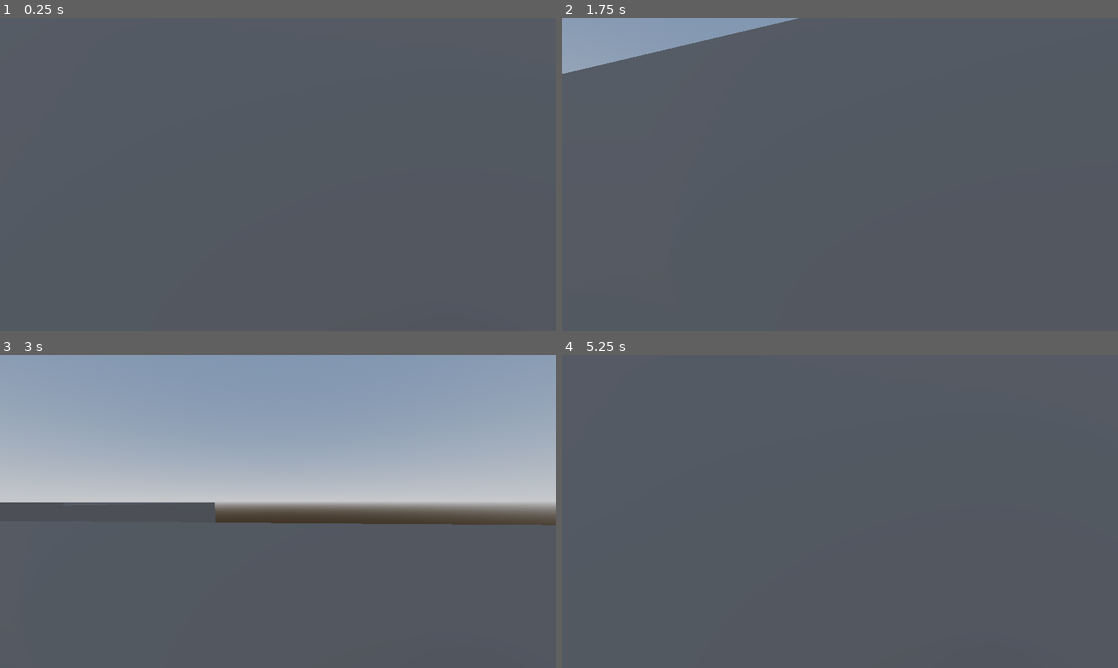
Above: before the commit, frames 1-4 (two rows, left to right).
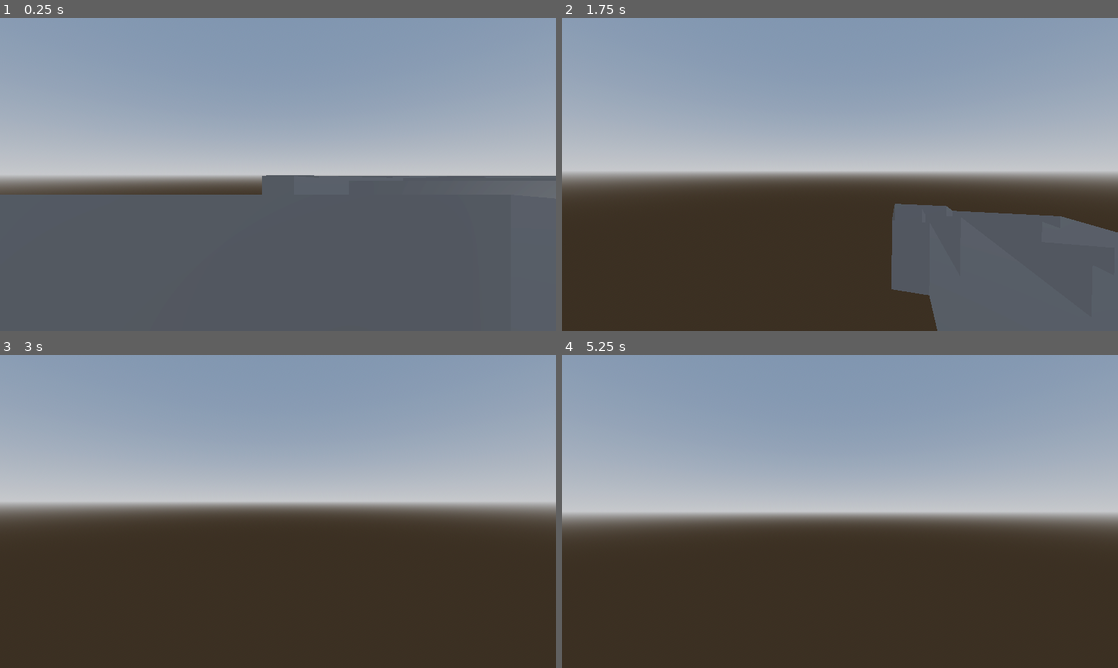
Above: after the commit, the same moments.

Repository: SavageMode123/Lethal-Company
Game: Godot game, scene res://main.tscn
Same seed, same stepped clock (60 frames per second), same inputs: the game is played once before the commit and once after it.
Inputs (mouse positions are in pixels of both pictures, inside the frame that each line leads up to):
- Up to frame 1 (0.25 s): no input
- Up to frame 2 (1.75 s): move the mouse to (867, 174) at 0.52 s; hold W (Forward) from 0.53 s (still down); tap C (Crouch) at 0.6 s; tap Space (Jump) at 0.77, 1.52 s; tap Enter at 1.25 s; move the mouse to (812, 174) at 1.27 s; tap E (Interact) at 1.35 s
- Up to frame 3 (3 s): keep holding W (Forward); move the mouse to (289, 505) at 2.02 s; tap Shift (Sprint) at 2.1 s; tap Space (Jump) at 2.75 s; move the mouse to (272, 517) at 2.77 s; tap C (Crouch) at 2.85 s
- Up to frame 4 (5.25 s): keep holding W (Forward); tap Space (Jump) at 3.02, 3.77, 4.52, 5 s; move the mouse to (878, 514) at 3.52 s; tap E (Interact) at 3.6 s; tap Enter at 4.25 s; move the mouse to (795, 508) at 4.27 s; tap Shift (Sprint) at 4.35 s; move the mouse to (845, 511) at 5.02 s; tap C (Crouch) at 5.1 s

The runs differ from the first frame. In frame 1, 53% of the frame differs, in the area x 0-100%, y 0-57%; in frame 2, 81%; in frame 3, 48%; in frame 4, 99%, in the area x 0-100%, y 0-100%.

Commit message:
Procedural Generation v1.2
Added scalability option to hallways

Diff:
--- a/Player.gd
+++ b/Player.gd
@@ -1,7 +1,7 @@
 extends CharacterBody3D
 
 # Constants
-const JUMP_VELOCITY : float = 4.5
+const JUMP_VELOCITY : float = 45
 const CROUCH_AMOUNT : float = 0.25
 
 # Get the gravity from the project settings to be synced with RigidBody nodes.
@@ -22,7 +22,7 @@
 	Input.set_mouse_mode(Input.MOUSE_MODE_CAPTURED)
 	camera.set_current(true)
 
-func _process(delta: float) -> void:
+func _process(_delta: float) -> void:
 	# Checking if Player is Moving
 	if velocity != Vector3.ZERO:
 		animation_player.play("Walking")
--- a/ProceduralGenerator.gd
+++ b/ProceduralGenerator.gd
@@ -8,36 +8,58 @@
 
 # Called when the node enters the scene tree for the first time.
 func _ready() -> void:
-	generateMap(Vector3i(0, 7, 0))
+	generateMap(Vector3i(0, 0, 0))
 
 
 # Called every frame. 'delta' is the elapsed time since the previous frame.
 func _process(_delta: float) -> void:
 	pass
 
-func generateMap(origin_chunk: Vector3i) -> void:
-	var chunk_pos: Array = [origin_chunk]
+
+func room_spawning(origin_chunk: Vector3i) -> Array[Vector3]:
+	var room: Node3D = Rooms.get_node("V1").duplicate()
+	room.position = origin_chunk
+	var rooms: Array[Node3D] = [room]
+	var chunk_pos: Array[Vector3] = []
+
+	# for i in range(rng.randi_range(2, 5)):
+	for i in range(-5, 5):
+		var rand_connector: Node3D = rooms[-1].get_node("Connectors").get_node("Connector"+str(rng.randi_range(1, 4)))
+		var rand_pos : Vector3 = Vector3(rand_connector.position.x + (rng.randi_range(-10, 10)*i), rand_connector.position.y, rand_connector.position.z + (rng.randi_range(-10, 10)*i))
+
+		var object: Node3D = room.duplicate()
+		object.position = rand_pos
+		Root.call_deferred("add_child", object)
+
+	return chunk_pos
+
+func hallway_spawning(origin_chunk: Vector3i) -> Array[Vector3i]:
+	var chunk_pos: Array[Vector3i] = [origin_chunk]
 	var cur_pos: Vector3i = origin_chunk
 	var cur_dir: Vector3i = Vector3i.FORWARD
 	var last_dir: Vector3i = Vector3i.FORWARD
 
-	for i in range(100):
+	# Getting Chunk Positions
+	for i in range(1000):
 		var directions: Array[Vector3i] = [Vector3i.FORWARD, Vector3i.BACK, Vector3i.LEFT, Vector3i.RIGHT, last_dir]
 		directions.shuffle()
 		cur_dir = directions.pop_front()
 
-		if cur_pos + cur_dir in chunk_pos:
+		if (cur_pos + cur_dir) *4 in chunk_pos:
 			continue
 
 		cur_pos += cur_dir
 		last_dir = cur_dir
-		chunk_pos.append(cur_pos)
+		chunk_pos.append(cur_pos*4)
 
+
+	# Spawning Chunks
 	for index in range(len(chunk_pos)):
 		var object: Node3D = Hallways.get_node("V2").duplicate()
 		object.position = chunk_pos[index]
 		Root.call_deferred("add_child", object)
 
+		# Deleting Walls Based on Previous and Next Hallway Position
 		if index != 0:
 			var prev_pos: Vector3i = chunk_pos[index-1]
 			var dir: Vector3 = Vector3(prev_pos.x, prev_pos.y, prev_pos.z).direction_to(chunk_pos[index])
@@ -50,12 +72,6 @@
 				object.get_node("Wall2").call_deferred("queue_free")
 			elif dir == Vector3.RIGHT:
 				object.get_node("Wall3").call_deferred("queue_free")
-
-			print(dir)
-			# var result: Dictionary = send_raycast(prev_pos, chunk_pos[index])
-			# if result != {}:
-			# 	print(result.collider)
-			# 	result.collider.queue_free()
 
 
 		if index + 1 != len(chunk_pos):
@@ -71,12 +87,11 @@
 			elif dir == Vector3.LEFT:
 				object.get_node("Wall2").call_deferred("queue_free")
 
-			print(dir)
-			# var result: Dictionary = send_raycast(chunk_pos[index], next_pos)
-			# if result != {}:
-			# 	print(result.collider)
-			# 	result.collider.queue_free()
-		# print(object.position)
+	return chunk_pos
+
+func generateMap(origin_chunk: Vector3i) -> void:
+	var _chunk_pos: Array = hallway_spawning(origin_chunk)
+	# room_spawning(origin_chunk)
 
 func send_raycast(from: Vector3i, to: Vector3i) -> Dictionary:
 	var space_state: PhysicsDirectSpaceState3D = get_world_3d().direct_space_state
--- a/main.tscn
+++ b/main.tscn
@@ -205,6 +205,57 @@
 blend_shape_mode = 0
 shadow_mesh = SubResource("ArrayMesh_sfp50")
 
+[sub_resource type="BoxMesh" id="BoxMesh_n6sdr"]
+size = Vector3(1.5, 2.08165e-12, 3)
+
+[sub_resource type="ConcavePolygonShape3D" id="ConcavePolygonShape3D_502vv"]
+data = PackedVector3Array(-0.75, 0, 1.5, 0.75, 0, 1.5, -0.75, 0, 1.5, 0.75, 0, 1.5, 0.75, 0, 1.5, -0.75, 0, 1.5, 0.75, 0, -1.5, -0.75, 0, -1.5, 0.75, 0, -1.5, -0.75, 0, -1.5, -0.75, 0, -1.5, 0.75, 0, -1.5, 0.75, 0, 1.5, 0.75, 0, -1.5, 0.75, 0, 1.5, 0.75, 0, -1.5, 0.75, 0, -1.5, 0.75, 0, 1.5, -0.75, 0, -1.5, -0.75, 0, 1.5, -0.75, 0, -1.5, -0.75, 0, 1.5, -0.75, 0, 1.5, -0.75, 0, -1.5, 0.75, 0, 1.5, -0.75, 0, 1.5, 0.75, 0, -1.5, -0.75, 0, 1.5, -0.75, 0, -1.5, 0.75, 0, -1.5, -0.75, 0, 1.5, 0.75, 0, 1.5, -0.75, 0, -1.5, 0.75, 0, 1.5, 0.75, 0, -1.5, -0.75, 0, -1.5)
+
+[sub_resource type="ConcavePolygonShape3D" id="ConcavePolygonShape3D_bclnn"]
+data = PackedVector3Array(-0.75, 0, 1.5, 0.75, 0, 1.5, -0.75, 0, 1.5, 0.75, 0, 1.5, 0.75, 0, 1.5, -0.75, 0, 1.5, 0.75, 0, -1.5, -0.75, 0, -1.5, 0.75, 0, -1.5, -0.75, 0, -1.5, -0.75, 0, -1.5, 0.75, 0, -1.5, 0.75, 0, 1.5, 0.75, 0, -1.5, 0.75, 0, 1.5, 0.75, 0, -1.5, 0.75, 0, -1.5, 0.75, 0, 1.5, -0.75, 0, -1.5, -0.75, 0, 1.5, -0.75, 0, -1.5, -0.75, 0, 1.5, -0.75, 0, 1.5, -0.75, 0, -1.5, 0.75, 0, 1.5, -0.75, 0, 1.5, 0.75, 0, -1.5, -0.75, 0, 1.5, -0.75, 0, -1.5, 0.75, 0, -1.5, -0.75, 0, 1.5, 0.75, 0, 1.5, -0.75, 0, -1.5, 0.75, 0, 1.5, 0.75, 0, -1.5, -0.75, 0, -1.5)
+
+[sub_resource type="BoxMesh" id="BoxMesh_xv368"]
+size = Vector3(1, 2.08165e-12, 1)
+
+[sub_resource type="ConcavePolygonShape3D" id="ConcavePolygonShape3D_gcgqp"]
+data = PackedVector3Array(-0.5, 0, 0.5, 0.5, 0, 0.5, -0.5, 0, 0.5, 0.5, 0, 0.5, 0.5, 0, 0.5, -0.5, 0, 0.5, 0.5, 0, -0.5, -0.5, 0, -0.5, 0.5, 0, -0.5, -0.5, 0, -0.5, -0.5, 0, -0.5, 0.5, 0, -0.5, 0.5, 0, 0.5, 0.5, 0, -0.5, 0.5, 0, 0.5, 0.5, 0, -0.5, 0.5, 0, -0.5, 0.5, 0, 0.5, -0.5, 0, -0.5, -0.5, 0, 0.5, -0.5, 0, -0.5, -0.5, 0, 0.5, -0.5, 0, 0.5, -0.5, 0, -0.5, 0.5, 0, 0.5, -0.5, 0, 0.5, 0.5, 0, -0.5, -0.5, 0, 0.5, -0.5, 0, -0.5, 0.5, 0, -0.5, -0.5, 0, 0.5, 0.5, 0, 0.5, -0.5, 0, -0.5, 0.5, 0, 0.5, 0.5, 0, -0.5, -0.5, 0, -0.5)
+
+[sub_resource type="ConcavePolygonShape3D" id="ConcavePolygonShape3D_up6xv"]
+data = PackedVector3Array(-0.75, 0, 1.5, 0.75, 0, 1.5, -0.75, 0, 1.5, 0.75, 0, 1.5, 0.75, 0, 1.5, -0.75, 0, 1.5, 0.75, 0, -1.5, -0.75, 0, -1.5, 0.75, 0, -1.5, -0.75, 0, -1.5, -0.75, 0, -1.5, 0.75, 0, -1.5, 0.75, 0, 1.5, 0.75, 0, -1.5, 0.75, 0, 1.5, 0.75, 0, -1.5, 0.75, 0, -1.5, 0.75, 0, 1.5, -0.75, 0, -1.5, -0.75, 0, 1.5, -0.75, 0, -1.5, -0.75, 0, 1.5, -0.75, 0, 1.5, -0.75, 0, -1.5, 0.75, 0, 1.5, -0.75, 0, 1.5, 0.75, 0, -1.5, -0.75, 0, 1.5, -0.75, 0, -1.5, 0.75, 0, -1.5, -0.75, 0, 1.5, 0.75, 0, 1.5, -0.75, 0, -1.5, 0.75, 0, 1.5, 0.75, 0, -1.5, -0.75, 0, -1.5)
+
+[sub_resource type="ConcavePolygonShape3D" id="ConcavePolygonShape3D_lhko3"]
+data = PackedVector3Array(-0.75, 0, 1.5, 0.75, 0, 1.5, -0.75, 0, 1.5, 0.75, 0, 1.5, 0.75, 0, 1.5, -0.75, 0, 1.5, 0.75, 0, -1.5, -0.75, 0, -1.5, 0.75, 0, -1.5, -0.75, 0, -1.5, -0.75, 0, -1.5, 0.75, 0, -1.5, 0.75, 0, 1.5, 0.75, 0, -1.5, 0.75, 0, 1.5, 0.75, 0, -1.5, 0.75, 0, -1.5, 0.75, 0, 1.5, -0.75, 0, -1.5, -0.75, 0, 1.5, -0.75, 0, -1.5, -0.75, 0, 1.5, -0.75, 0, 1.5, -0.75, 0, -1.5, 0.75, 0, 1.5, -0.75, 0, 1.5, 0.75, 0, -1.5, -0.75, 0, 1.5, -0.75, 0, -1.5, 0.75, 0, -1.5, -0.75, 0, 1.5, 0.75, 0, 1.5, -0.75, 0, -1.5, 0.75, 0, 1.5, 0.75, 0, -1.5, -0.75, 0, -1.5)
+
+[sub_resource type="ConcavePolygonShape3D" id="ConcavePolygonShape3D_0m8u1"]
+data = PackedVector3Array(-0.5, 0, 0.5, 0.5, 0, 0.5, -0.5, 0, 0.5, 0.5, 0, 0.5, 0.5, 0, 0.5, -0.5, 0, 0.5, 0.5, 0, -0.5, -0.5, 0, -0.5, 0.5, 0, -0.5, -0.5, 0, -0.5, -0.5, 0, -0.5, 0.5, 0, -0.5, 0.5, 0, 0.5, 0.5, 0, -0.5, 0.5, 0, 0.5, 0.5, 0, -0.5, 0.5, 0, -0.5, 0.5, 0, 0.5, -0.5, 0, -0.5, -0.5, 0, 0.5, -0.5, 0, -0.5, -0.5, 0, 0.5, -0.5, 0, 0.5, -0.5, 0, -0.5, 0.5, 0, 0.5, -0.5, 0, 0.5, 0.5, 0, -0.5, -0.5, 0, 0.5, -0.5, 0, -0.5, 0.5, 0, -0.5, -0.5, 0, 0.5, 0.5, 0, 0.5, -0.5, 0, -0.5, 0.5, 0, 0.5, 0.5, 0, -0.5, -0.5, 0, -0.5)
+
+[sub_resource type="ConcavePolygonShape3D" id="ConcavePolygonShape3D_ramdu"]
+data = PackedVector3Array(-0.75, 0, 1.5, 0.75, 0, 1.5, -0.75, 0, 1.5, 0.75, 0, 1.5, 0.75, 0, 1.5, -0.75, 0, 1.5, 0.75, 0, -1.5, -0.75, 0, -1.5, 0.75, 0, -1.5, -0.75, 0, -1.5, -0.75, 0, -1.5, 0.75, 0, -1.5, 0.75, 0, 1.5, 0.75, 0, -1.5, 0.75, 0, 1.5, 0.75, 0, -1.5, 0.75, 0, -1.5, 0.75, 0, 1.5, -0.75, 0, -1.5, -0.75, 0, 1.5, -0.75, 0, -1.5, -0.75, 0, 1.5, -0.75, 0, 1.5, -0.75, 0, -1.5, 0.75, 0, 1.5, -0.75, 0, 1.5, 0.75, 0, -1.5, -0.75, 0, 1.5, -0.75, 0, -1.5, 0.75, 0, -1.5, -0.75, 0, 1.5, 0.75, 0, 1.5, -0.75, 0, -1.5, 0.75, 0, 1.5, 0.75, 0, -1.5, -0.75, 0, -1.5)
+
+[sub_resource type="ConcavePolygonShape3D" id="ConcavePolygonShape3D_usb3u"]
+data = PackedVector3Array(-0.75, 0, 1.5, 0.75, 0, 1.5, -0.75, 0, 1.5, 0.75, 0, 1.5, 0.75, 0, 1.5, -0.75, 0, 1.5, 0.75, 0, -1.5, -0.75, 0, -1.5, 0.75, 0, -1.5, -0.75, 0, -1.5, -0.75, 0, -1.5, 0.75, 0, -1.5, 0.75, 0, 1.5, 0.75, 0, -1.5, 0.75, 0, 1.5, 0.75, 0, -1.5, 0.75, 0, -1.5, 0.75, 0, 1.5, -0.75, 0, -1.5, -0.75, 0, 1.5, -0.75, 0, -1.5, -0.75, 0, 1.5, -0.75, 0, 1.5, -0.75, 0, -1.5, 0.75, 0, 1.5, -0.75, 0, 1.5, 0.75, 0, -1.5, -0.75, 0, 1.5, -0.75, 0, -1.5, 0.75, 0, -1.5, -0.75, 0, 1.5, 0.75, 0, 1.5, -0.75, 0, -1.5, 0.75, 0, 1.5, 0.75, 0, -1.5, -0.75, 0, -1.5)
+
+[sub_resource type="ConcavePolygonShape3D" id="ConcavePolygonShape3D_7iblj"]
+data = PackedVector3Array(-0.5, 0, 0.5, 0.5, 0, 0.5, -0.5, 0, 0.5, 0.5, 0, 0.5, 0.5, 0, 0.5, -0.5, 0, 0.5, 0.5, 0, -0.5, -0.5, 0, -0.5, 0.5, 0, -0.5, -0.5, 0, -0.5, -0.5, 0, -0.5, 0.5, 0, -0.5, 0.5, 0, 0.5, 0.5, 0, -0.5, 0.5, 0, 0.5, 0.5, 0, -0.5, 0.5, 0, -0.5, 0.5, 0, 0.5, -0.5, 0, -0.5, -0.5, 0, 0.5, -0.5, 0, -0.5, -0.5, 0, 0.5, -0.5, 0, 0.5, -0.5, 0, -0.5, 0.5, 0, 0.5, -0.5, 0, 0.5, 0.5, 0, -0.5, -0.5, 0, 0.5, -0.5, 0, -0.5, 0.5, 0, -0.5, -0.5, 0, 0.5, 0.5, 0, 0.5, -0.5, 0, -0.5, 0.5, 0, 0.5, 0.5, 0, -0.5, -0.5, 0, -0.5)
+
+[sub_resource type="ConcavePolygonShape3D" id="ConcavePolygonShape3D_mol2o"]
+data = PackedVector3Array(-0.75, 0, 1.5, 0.75, 0, 1.5, -0.75, 0, 1.5, 0.75, 0, 1.5, 0.75, 0, 1.5, -0.75, 0, 1.5, 0.75, 0, -1.5, -0.75, 0, -1.5, 0.75, 0, -1.5, -0.75, 0, -1.5, -0.75, 0, -1.5, 0.75, 0, -1.5, 0.75, 0, 1.5, 0.75, 0, -1.5, 0.75, 0, 1.5, 0.75, 0, -1.5, 0.75, 0, -1.5, 0.75, 0, 1.5, -0.75, 0, -1.5, -0.75, 0, 1.5, -0.75, 0, -1.5, -0.75, 0, 1.5, -0.75, 0, 1.5, -0.75, 0, -1.5, 0.75, 0, 1.5, -0.75, 0, 1.5, 0.75, 0, -1.5, -0.75, 0, 1.5, -0.75, 0, -1.5, 0.75, 0, -1.5, -0.75, 0, 1.5, 0.75, 0, 1.5, -0.75, 0, -1.5, 0.75, 0, 1.5, 0.75, 0, -1.5, -0.75, 0, -1.5)
+
+[sub_resource type="ConcavePolygonShape3D" id="ConcavePolygonShape3D_nt41v"]
+data = PackedVector3Array(-0.75, 0, 1.5, 0.75, 0, 1.5, -0.75, 0, 1.5, 0.75, 0, 1.5, 0.75, 0, 1.5, -0.75, 0, 1.5, 0.75, 0, -1.5, -0.75, 0, -1.5, 0.75, 0, -1.5, -0.75, 0, -1.5, -0.75, 0, -1.5, 0.75, 0, -1.5, 0.75, 0, 1.5, 0.75, 0, -1.5, 0.75, 0, 1.5, 0.75, 0, -1.5, 0.75, 0, -1.5, 0.75, 0, 1.5, -0.75, 0, -1.5, -0.75, 0, 1.5, -0.75, 0, -1.5, -0.75, 0, 1.5, -0.75, 0, 1.5, -0.75, 0, -1.5, 0.75, 0, 1.5, -0.75, 0, 1.5, 0.75, 0, -1.5, -0.75, 0, 1.5, -0.75, 0, -1.5, 0.75, 0, -1.5, -0.75, 0, 1.5, 0.75, 0, 1.5, -0.75, 0, -1.5, 0.75, 0, 1.5, 0.75, 0, -1.5, -0.75, 0, -1.5)
+
+[sub_resource type="ConcavePolygonShape3D" id="ConcavePolygonShape3D_kngem"]
+data = PackedVector3Array(-0.5, 0, 0.5, 0.5, 0, 0.5, -0.5, 0, 0.5, 0.5, 0, 0.5, 0.5, 0, 0.5, -0.5, 0, 0.5, 0.5, 0, -0.5, -0.5, 0, -0.5, 0.5, 0, -0.5, -0.5, 0, -0.5, -0.5, 0, -0.5, 0.5, 0, -0.5, 0.5, 0, 0.5, 0.5, 0, -0.5, 0.5, 0, 0.5, 0.5, 0, -0.5, 0.5, 0, -0.5, 0.5, 0, 0.5, -0.5, 0, -0.5, -0.5, 0, 0.5, -0.5, 0, -0.5, -0.5, 0, 0.5, -0.5, 0, 0.5, -0.5, 0, -0.5, 0.5, 0, 0.5, -0.5, 0, 0.5, 0.5, 0, -0.5, -0.5, 0, 0.5, -0.5, 0, -0.5, 0.5, 0, -0.5, -0.5, 0, 0.5, 0.5, 0, 0.5, -0.5, 0, -0.5, 0.5, 0, 0.5, 0.5, 0, -0.5, -0.5, 0, -0.5)
+
+[sub_resource type="BoxMesh" id="BoxMesh_n8cla"]
+size = Vector3(4, 2.08165e-12, 4)
+
+[sub_resource type="ConcavePolygonShape3D" id="ConcavePolygonShape3D_pj181"]
+data = PackedVector3Array(-2, 0, 2, 2, 0, 2, -2, 0, 2, 2, 0, 2, 2, 0, 2, -2, 0, 2, 2, 0, -2, -2, 0, -2, 2, 0, -2, -2, 0, -2, -2, 0, -2, 2, 0, -2, 2, 0, 2, 2, 0, -2, 2, 0, 2, 2, 0, -2, 2, 0, -2, 2, 0, 2, -2, 0, -2, -2, 0, 2, -2, 0, -2, -2, 0, 2, -2, 0, 2, -2, 0, -2, 2, 0, 2, -2, 0, 2, 2, 0, -2, -2, 0, 2, -2, 0, -2, 2, 0, -2, -2, 0, 2, 2, 0, 2, -2, 0, -2, 2, 0, 2, 2, 0, -2, -2, 0, -2)
+
+[sub_resource type="ConcavePolygonShape3D" id="ConcavePolygonShape3D_4471q"]
+data = PackedVector3Array(-2, 0, 2, 2, 0, 2, -2, 0, 2, 2, 0, 2, 2, 0, 2, -2, 0, 2, 2, 0, -2, -2, 0, -2, 2, 0, -2, -2, 0, -2, -2, 0, -2, 2, 0, -2, 2, 0, 2, 2, 0, -2, 2, 0, 2, 2, 0, -2, 2, 0, -2, 2, 0, 2, -2, 0, -2, -2, 0, 2, -2, 0, -2, -2, 0, 2, -2, 0, 2, -2, 0, -2, 2, 0, 2, -2, 0, 2, 2, 0, -2, -2, 0, 2, -2, 0, -2, 2, 0, -2, -2, 0, 2, 2, 0, 2, -2, 0, -2, 2, 0, 2, 2, 0, -2, -2, 0, -2)
+
 [sub_resource type="ConcavePolygonShape3D" id="ConcavePolygonShape3D_y1kjn"]
 data = PackedVector3Array(0.5, 0, 0.5, -0.5, 0, 0.5, 0.5, 0, -0.5, -0.5, 0, 0.5, -0.5, 0, -0.5, 0.5, 0, -0.5)
 
@@ -372,6 +423,169 @@
 
 [node name="Rooms" type="Node3D" parent="."]
 
+[node name="V1" type="Node3D" parent="Rooms"]
+
+[node name="Wall" type="Node3D" parent="Rooms/V1"]
+
+[node name="Wall" type="MeshInstance3D" parent="Rooms/V1/Wall"]
+transform = Transform3D(-4.37114e-08, 1, 4.37114e-08, -1.5246e-23, -4.37114e-08, 1, 1, 4.37114e-08, 1.91069e-15, -2, 1.5, 1.25)
+mesh = SubResource("BoxMesh_n6sdr")
+skeleton = NodePath("../../..")
+
+[node name="StaticBody3D" type="StaticBody3D" parent="Rooms/V1/Wall/Wall"]
+
+[node name="CollisionShape3D" type="CollisionShape3D" parent="Rooms/V1/Wall/Wall/StaticBody3D"]
+shape = SubResource("ConcavePolygonShape3D_502vv")
+
+[node name="Wall2" type="MeshInstance3D" parent="Rooms/V1/Wall"]
+transform = Transform3D(-4.37114e-08, 1, 4.37114e-08, -1.5246e-23, -4.37114e-08, 1, 1, 4.37114e-08, 1.91069e-15, -2, 1.5, -1.25)
+mesh = SubResource("BoxMesh_n6sdr")
+skeleton = NodePath("../../..")
+
+[node name="StaticBody3D" type="StaticBody3D" parent="Rooms/V1/Wall/Wall2"]
+
+[node name="CollisionShape3D" type="CollisionShape3D" parent="Rooms/V1/Wall/Wall2/StaticBody3D"]
+shape = SubResource("ConcavePolygonShape3D_bclnn")
+
+[node name="WallTop" type="MeshInstance3D" parent="Rooms/V1/Wall"]
+transform = Transform3D(-4.37114e-08, 1, 3.48787e-16, -1, -4.37114e-08, -3.48787e-16, -3.48787e-16, -3.48787e-16, 1, -2, 2.5, 2.08165e-12)
+mesh = SubResource("BoxMesh_xv368")
+skeleton = NodePath("../..")
+
+[node name="StaticBody3D" type="StaticBody3D" parent="Rooms/V1/Wall/WallTop"]
+
+[node name="CollisionShape3D" type="CollisionShape3D" parent="Rooms/V1/Wall/WallTop/StaticBody3D"]
+shape = SubResource("ConcavePolygonShape3D_gcgqp")
+
+[node name="Wall2" type="Node3D" parent="Rooms/V1"]
+
+[node name="Wall3" type="MeshInstance3D" parent="Rooms/V1/Wall2"]
+transform = Transform3D(1, -6.97574e-16, -1.5246e-23, -1.5246e-23, -4.37114e-08, 1, -6.97574e-16, -1, -4.37114e-08, 1.25, 1.5, -2)
+mesh = SubResource("BoxMesh_n6sdr")
+skeleton = NodePath("../../..")
+
+[node name="StaticBody3D" type="StaticBody3D" parent="Rooms/V1/Wall2/Wall3"]
+
+[node name="CollisionShape3D" type="CollisionShape3D" parent="Rooms/V1/Wall2/Wall3/StaticBody3D"]
+shape = SubResource("ConcavePolygonShape3D_up6xv")
+
+[node name="Wall4" type="MeshInstance3D" parent="Rooms/V1/Wall2"]
+transform = Transform3D(1, -6.97574e-16, -1.5246e-23, -1.5246e-23, -4.37114e-08, 1, -6.97574e-16, -1, -4.37114e-08, -1.25, 1.5, -2)
+mesh = SubResource("BoxMesh_n6sdr")
+skeleton = NodePath("../../..")
+
+[node name="StaticBody3D" type="StaticBody3D" parent="Rooms/V1/Wall2/Wall4"]
+
+[node name="CollisionShape3D" type="CollisionShape3D" parent="Rooms/V1/Wall2/Wall4/StaticBody3D"]
+shape = SubResource("ConcavePolygonShape3D_lhko3")
+
+[node name="WallTop2" type="MeshInstance3D" parent="Rooms/V1/Wall2"]
+transform = Transform3D(1.5619e-15, -4.37114e-08, 1, -1, -4.37114e-08, -3.48787e-16, 4.37114e-08, -1, -4.37114e-08, 2.08165e-12, 2.5, -2)
+mesh = SubResource("BoxMesh_xv368")
+skeleton = NodePath("../..")
+
+[node name="StaticBody3D" type="StaticBody3D" parent="Rooms/V1/Wall2/WallTop2"]
+
+[node name="CollisionShape3D" type="CollisionShape3D" parent="Rooms/V1/Wall2/WallTop2/StaticBody3D"]
+shape = SubResource("ConcavePolygonShape3D_0m8u1")
+
+[node name="Wall3" type="Node3D" parent="Rooms/V1"]
+
+[node name="Wall5" type="MeshInstance3D" parent="Rooms/V1/Wall3"]
+transform = Transform3D(-4.37114e-08, -1, -4.37114e-08, -1.5246e-23, -4.37114e-08, 1, -1, 4.37114e-08, 1.91069e-15, 2, 1.5, -1.25)
+mesh = SubResource("BoxMesh_n6sdr")
+skeleton = NodePath("../../..")
+
+[node name="StaticBody3D" type="StaticBody3D" parent="Rooms/V1/Wall3/Wall5"]
+
+[node name="CollisionShape3D" type="CollisionShape3D" parent="Rooms/V1/Wall3/Wall5/StaticBody3D"]
+shape = SubResource("ConcavePolygonShape3D_ramdu")
+
+[node name="Wall6" type="MeshInstance3D" parent="Rooms/V1/Wall3"]
+transform = Transform3D(-4.37114e-08, -1, -4.37114e-08, -1.5246e-23, -4.37114e-08, 1, -1, 4.37114e-08, 1.91069e-15, 2, 1.5, 1.25)
+mesh = SubResource("BoxMesh_n6sdr")
+skeleton = NodePath("../../..")
+
+[node name="StaticBody3D" type="StaticBody3D" parent="Rooms/V1/Wall3/Wall6"]
+
+[node name="CollisionShape3D" type="CollisionShape3D" parent="Rooms/V1/Wall3/Wall6/StaticBody3D"]
+shape = SubResource("ConcavePolygonShape3D_usb3u")
+
+[node name="WallTop3" type="MeshInstance3D" parent="Rooms/V1/Wall3"]
+transform = Transform3D(4.37114e-08, -1, 8.74228e-08, -1, -4.37114e-08, -3.48787e-16, 4.17016e-15, -8.74228e-08, -1, 2, 2.5, 2.08165e-12)
+mesh = SubResource("BoxMesh_xv368")
+skeleton = NodePath("../..")
+
+[node name="StaticBody3D" type="StaticBody3D" parent="Rooms/V1/Wall3/WallTop3"]
+
+[node name="CollisionShape3D" type="CollisionShape3D" parent="Rooms/V1/Wall3/WallTop3/StaticBody3D"]
+shape = SubResource("ConcavePolygonShape3D_7iblj")
+
+[node name="Wall4" type="Node3D" parent="Rooms/V1"]
+
+[node name="Wall7" type="MeshInstance3D" parent="Rooms/V1/Wall4"]
+transform = Transform3D(-1, 8.74227e-08, 3.82137e-15, -1.5246e-23, -4.37114e-08, 1, 8.74227e-08, 1, 4.37114e-08, -1.25, 1.5, 2)
+mesh = SubResource("BoxMesh_n6sdr")
+skeleton = NodePath("../../..")
+
+[node name="StaticBody3D" type="StaticBody3D" parent="Rooms/V1/Wall4/Wall7"]
+
+[node name="CollisionShape3D" type="CollisionShape3D" parent="Rooms/V1/Wall4/Wall7/StaticBody3D"]
+shape = SubResource("ConcavePolygonShape3D_mol2o")
+
+[node name="Wall8" type="MeshInstance3D" parent="Rooms/V1/Wall4"]
+transform = Transform3D(-1, 8.74227e-08, 3.82137e-15, -1.5246e-23, -4.37114e-08, 1, 8.74227e-08, 1, 4.37114e-08, 1.25, 1.5, 2)
+mesh = SubResource("BoxMesh_n6sdr")
+skeleton = NodePath("../../..")
+
+[node name="StaticBody3D" type="StaticBody3D" parent="Rooms/V1/Wall4/Wall8"]
+
+[node name="CollisionShape3D" type="CollisionShape3D" parent="Rooms/V1/Wall4/Wall8/StaticBody3D"]
+shape = SubResource("ConcavePolygonShape3D_nt41v")
+
+[node name="WallTop4" type="MeshInstance3D" parent="Rooms/V1/Wall4"]
+transform = Transform3D(1.5619e-15, -4.37114e-08, 1, -1, -4.37114e-08, -3.48787e-16, 4.37114e-08, -1, -4.37114e-08, 2.08165e-12, 2.5, 2)
+mesh = SubResource("BoxMesh_xv368")
+skeleton = NodePath("../..")
+
+[node name="StaticBody3D" type="StaticBody3D" parent="Rooms/V1/Wall4/WallTop4"]
+
+[node name="CollisionShape3D" type="CollisionShape3D" parent="Rooms/V1/Wall4/WallTop4/StaticBody3D"]
+shape = SubResource("ConcavePolygonShape3D_kngem")
+
+[node name="Floor" type="MeshInstance3D" parent="Rooms/V1"]
+mesh = SubResource("BoxMesh_n8cla")
+skeleton = NodePath("../..")
+
+[node name="StaticBody3D" type="StaticBody3D" parent="Rooms/V1/Floor"]
+
+[node name="CollisionShape3D" type="CollisionShape3D" parent="Rooms/V1/Floor/StaticBody3D"]
+shape = SubResource("ConcavePolygonShape3D_pj181")
+
+[node name="Roof" type="MeshInstance3D" parent="Rooms/V1"]
+transform = Transform3D(1, 0, 0, 0, 1, 0, 0, 0, 1, 2.08165e-12, 3, 2.08165e-12)
+mesh = SubResource("BoxMesh_n8cla")
+skeleton = NodePath("../..")
+
+[node name="StaticBody3D" type="StaticBody3D" parent="Rooms/V1/Roof"]
+
+[node name="CollisionShape3D" type="CollisionShape3D" parent="Rooms/V1/Roof/StaticBody3D"]
+shape = SubResource("ConcavePolygonShape3D_4471q")
+
+[node name="Connectors" type="Node3D" parent="Rooms/V1"]
+
+[node name="Connector1" type="Node3D" parent="Rooms/V1/Connectors"]
+transform = Transform3D(1, 0, 0, 0, 1, 0, 0, 0, 1, -2, 2.08165e-12, 2.08165e-12)
+
+[node name="Connector2" type="Node3D" parent="Rooms/V1/Connectors"]
+transform = Transform3D(1, 0, 0, 0, 1, 0, 0, 0, 1, 2, 2.08165e-12, 2.08165e-12)
+
+[node name="Connector3" type="Node3D" parent="Rooms/V1/Connectors"]
+transform = Transform3D(1, 0, 0, 0, 1, 0, 0, 0, 1, 2.08165e-12, 2.08165e-12, 2)
+
+[node name="Connector4" type="Node3D" parent="Rooms/V1/Connectors"]
+transform = Transform3D(1, 0, 0, 0, 1, 0, 0, 0, 1, 2.08165e-12, 2.08165e-12, -2)
+
 [node name="Hallways" type="Node3D" parent="."]
 
 [node name="V1" type="Node3D" parent="Hallways"]
@@ -454,7 +668,7 @@
 omni_range = 11.626
 
 [node name="V2" type="Node3D" parent="Hallways"]
-transform = Transform3D(1, 0, 0, 0, 1, 0, 0, 0, 1, 10.5604, 2.08165e-12, 10.4317)
+transform = Transform3D(4, 0, 0, 0, 4, 0, 0, 0, 4, 10.5604, 2.08165e-12, 10.4317)
 
 [node name="Floor" type="StaticBody3D" parent="Hallways/V2"]
 
@@ -516,6 +730,7 @@
 
 [node name="CollisionShape3D" type="CollisionShape3D" parent="Hallways/V2/Roof"]
 shape = SubResource("ConcavePolygonShape3D_sq1f3")
+disabled = true
 
 [node name="Roof" type="MeshInstance3D" parent="Hallways/V2/Roof/CollisionShape3D"]
 transform = Transform3D(1, -1.21652e-31, 0, -1.21652e-31, 1, 0, 0, 0, 1, 0, 0, 0)
Not shown: 1 places in main.tscn that only renumber resources
